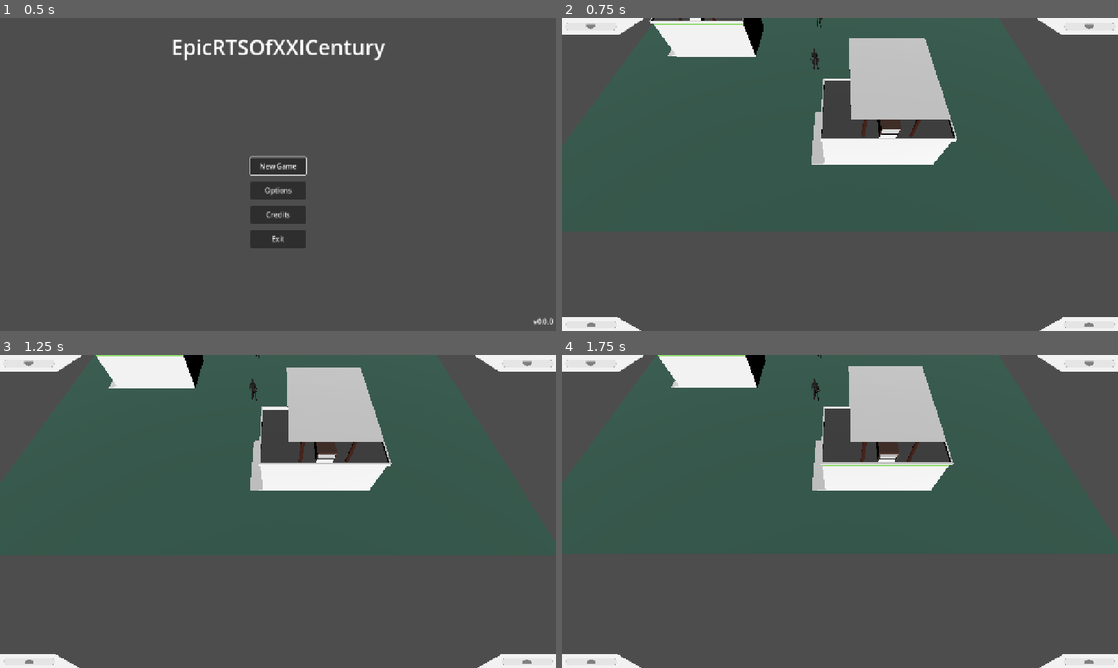
Above: before the commit, frames 1-4 (two rows, left to right).
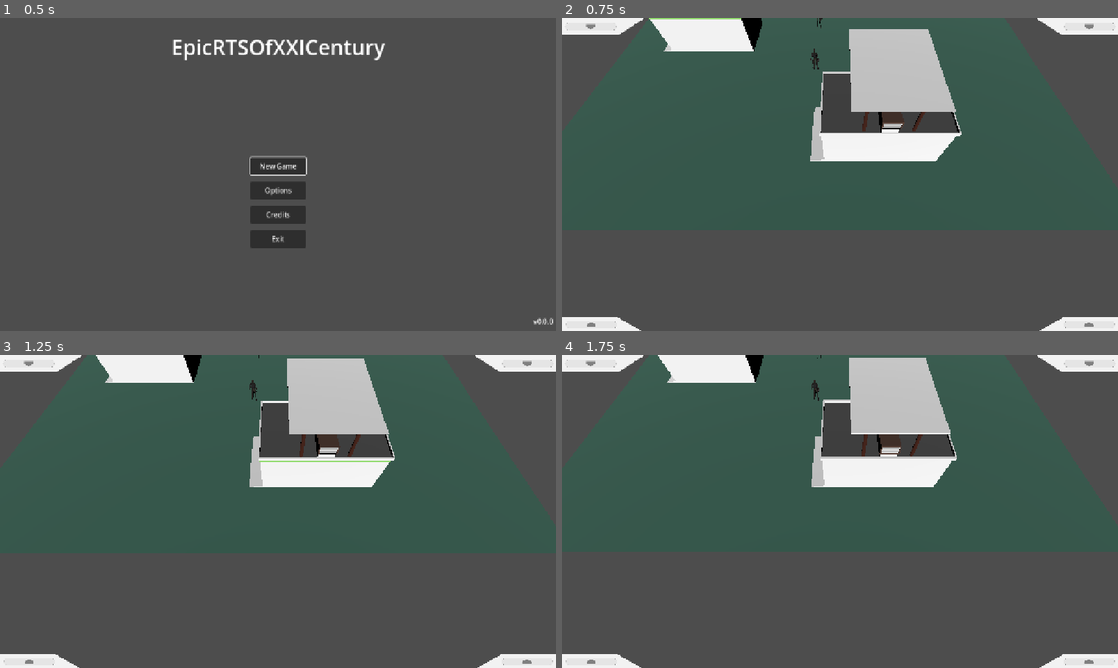
Above: after the commit, the same moments.

Repository: andrijzyn/The-Undefinders
Game: Godot game, scene res://addons/maaacks_game_template/base/scenes/menus/main_menu/main_menu.tscn
Same seed, same stepped clock (60 frames per second), same inputs: the game is played once before the commit and once after it.
Inputs (mouse positions are in pixels of both pictures, inside the frame that each line leads up to):
- Up to frame 1 (0.5 s): no input
- Up to frame 2 (0.75 s): click "New Game" at 0.5 s
- Up to frame 3 (1.25 s): no input
- Up to frame 4 (1.75 s): tap Enter (ui_accept) at 1.25, 1.52 s; move the mouse to (962, 495) at 1.27 s; hold Right (ui_right) from 1.28 s (still down); tap S (ABORT) at 1.35 s; click (962, 495) at 1.42 s; right-click (962, 495) at 1.55 s

Frame 1 is identical in both runs. In frame 2, 3.0% of the frame differs, in the area x 15-72%, y 0-47%; in frame 3, 2.7%; in frame 4, 2.9%.
Error before the commit: Parse Error: Could not resolve super class inheritance from "AttackUnit". (res://entities/Units/USA/Infantry/Soldier/soldier.gd:1)

Commit message:
Revert "Merge branch 'SimpleAttack+OrdersStandBy+Formations' of https://github.com/andrijzyn/The-Undefinders into SimpleAttack+OrdersStandBy+Formations"
This reverts commit 16fdf329592b64054c40c7c204df96d5b6d8c224, reversing
changes made to a6467563b7a8e94020773d09cca82e574ba23d1e.

Diff:
--- a/app/main_scene.tscn
+++ b/app/main_scene.tscn
@@ -22,7 +22,6 @@
 transform = Transform3D(1, 0, 0, 0, -0.873772, 0.486335, 0, -0.486335, -0.873772, 0, 9.89356, -15.9748)
 
 [node name="NavigationRegion3D" type="NavigationRegion3D" parent="."]
-transform = Transform3D(1, 0, 0, 0, 1, 0, 0, 0, 1, 0, -0.5, 0)
 navigation_mesh = SubResource("NavigationMesh_beipy")
 
 [node name="Ground" parent="NavigationRegion3D" instance=ExtResource("2_hvjiq")]
@@ -39,7 +38,6 @@
 [node name="RTS_UI" parent="." instance=ExtResource("5_pqs64")]
 
 [node name="Soldier2" parent="." instance=ExtResource("5_tnkp6")]
-transform = Transform3D(1, 0, 0, 0, 1, 0, 0, 0, 1, 0.772, 0, -5.09)
+transform = Transform3D(1, 0, 0, 0, 1, 0, 0, 0, 1, 0.771701, 0, -5.08992)
 
 [node name="Soldier" parent="." instance=ExtResource("5_tnkp6")]
-transform = Transform3D(1, 0, 0, 0, 1, 0, 0, 0, 1, 0.772, 0, 1.652)
--- a/shared/AbstractClasses/AttackUnit.gd
+++ b/shared/AbstractClasses/AttackUnit.gd
@@ -50,16 +50,6 @@
 var bullet: PackedScene = preload("res://features/Shells/Bullet/bullet.tscn")
 #var explosion: PackedScene = preload("")
 
-# ----------- Helper Functions ----------
-# Create bullets
-func create_bullets() -> void:
-	var shoot_count = 1 if isSingleShooting else shootsAmount  # Corrected logic with if-else
-	for i in range(shoot_count):
-		var bulletInstance = bullet.instantiate() as Bullet
-		add_child(bulletInstance)
-		bulletInstance.initialize(damage, penetrationRate, splashRadius, accuracy, ignoreCover)
-		bulletInstance.sender = self
-		bulletInstance.global_transform = firePoint.global_transform
 
 func _ready():
 	super._ready()
@@ -97,56 +87,8 @@
 		# Если атака активна и поворот завершён — стреляем
 		if isAttacking and not isRotating:
 			shoot()
-# Rotate towards the target
-func rotate_towards_target(targetLocation: Vector3) -> void:
-	if not is_facing_target(targetLocation):
-		MovementOrderHandler.handleRotateOrder(self, targetLocation)
 
-# ----------- Main Process ----------
-func _process(delta: float) -> void:
-	super._process(delta)
-
-	if Input.is_action_just_pressed("ABORT"):
-		stop_attack()
-
-	if Input.is_action_just_pressed("CONTEXT") and mainCamera.isReadytoAttack and isSelected:
-		start_attack()
-
-	if isAttacking and not isRotating:
-		if currentAttackGoal and is_instance_valid(currentAttackGoal):
-			var targetLocation = currentAttackGoal.global_position
-			rotate_towards_target(targetLocation)
-			shoot()
-
-# ----------- Attack Handling ----------
-func start_attack() -> void:
-	var targetLocation = RaycastHandler.getRaycastResultPosition(mainCamera)
-	MovementOrderHandler.handleRotateOrder(self, targetLocation)
-	currentAttackGoal = RaycastHandler.getRaycastResult(mainCamera)
-	isAttacking = true
-	mainCamera.toggleReadyAttack()
-
-func stop_attack() -> void:
-	currentAttackGoal = null
-	mainCamera.isReadytoAttack = false
-	isAttacking = false
-
-# ----------- Shooting ----------
-func shoot() -> void:
-	if currentAttackGoal and is_instance_valid(currentAttackGoal):
-		if canShoot:
-			canShoot = false
-			create_bullets()
-
-			if not isSingleShooting:
-				await get_tree().create_timer(fireRate).timeout
-
-			await get_tree().create_timer(reloadTime).timeout
-			canShoot = true
-		else:
-			isAttacking = false
-
-# ----------- Helper for facing target ----------
+# Функция проверки, смотрит ли юнит на цель
 func is_facing_target(targetLocation: Vector3) -> bool:
 	var direction_to_target = (targetLocation - global_position).normalized()
 	direction_to_target.y = 0
--- a/shared/AbstractClasses/MovableUnit.gd
+++ b/shared/AbstractClasses/MovableUnit.gd
@@ -94,23 +94,13 @@
 		elif node.isRotating:
 			keep_rotating(node, delta)
 
-	## Вычисляет минимальную разницу между двумя углами в радианах.[br]
-	## Гарантирует, что разница всегда находится в диапазоне [0, 2π].[br]
-	## [param a: float] - первый угол в радианах[br]
-	## [param b: float] - второй угол в радианах[br]
-	## [return float] - минимальная разница между углами в радианах[br]
-	## [method angle_diff]
-
-	static func angle_diff(a: float, b: float) -> float:
-		return fmod(abs(fmod(a - b + PI, 2 * PI) - PI), 2 * PI)
-
-
 	## Плавно поворачивает юнит в направлении целевого угла[br]
 	## [param node: MovableUnit] - юнит, который должен продолжить поворот[br]
 	## [method MovementContinuator.keep_rotating]
 	static func keep_rotating(node: MovableUnit, delta: float):
-		node.rotation.y = lerp_angle(node.rotation.y, node.target_angle, node.rotation_speed * delta)
-		if angle_diff(node.rotation.y, node.target_angle) < 0.05:
+		if Utils.angle_diff(node.rotation.y, node.target_angle) > node.threshold:
+			node.rotation.y = lerp_angle(node.rotation.y, node.target_angle, node.rotation_speed * delta)
+		else:
 			node.isRotating = false
 
 	## Обрабатывает движение юнита к следующей точке маршрута[br]
@@ -126,7 +116,8 @@
 			if node.currentPath < node.currentPaths.size() - 1:
 				node.currentPath += 1
 			elif node.waypointQueue.size() > 1:
-				node.waypointQueue.remove_at(0)
+				if node.waypointQueue.size() > 0:
+					node.waypointQueue.remove_at(0)
 				node.velocity = Vector3.ZERO
 				PathHandler.newPath(node)
 			else:
@@ -137,14 +128,12 @@
 					node.collider.disabled = false
 					node.reached_exit.emit()
 
-
 	## Обрабатывает движение юнита по маршруту патрулирования[br]
 	## [param node: MovableUnit] - юнит, который должен продолжить патрулирование[br]
 	## [method MovementContinuator.keep_patrolling]
 	static func keep_patrolling(node: MovableUnit, delta: float):
 		var next_position = node.currentPaths[node.currentPath] - node.global_position
-		if not node.isRotating:
-			node.rotate_by_position(delta, next_position)
+		node.rotate_by_position(delta, next_position)
 		node.velocity = node.velocity.lerp(next_position.normalized() * node.speed, delta)
 
 		if next_position.length_squared() < 1.0:
@@ -179,13 +168,12 @@
 	## [param node: MovableUnit] - юнит, который должен начать поворот[br]
 	## [method OrderHandler.handleRotateOrder]
 	static func handleRotateOrder(node: MovableUnit, targetLocation: Vector3) -> void:
-		var direction = Vector3(targetLocation.x - node.global_position.x, 0, targetLocation.z - node.global_position.z).normalized()
+		var direction = (targetLocation - node.global_position).normalized()
+		handleAbortOrder(node)
+		direction.y = 0
 		if direction.length() > 0:
 			node.target_angle = atan2(direction.x, direction.z)
-			if not node.isRotating:
-				handleAbortOrder(node)
 			node.isRotating = true
-
 
 	## Обрабатывает команду перемещения юнита в указанную точку или массив точек(через shift)[br]
 	## [param node: MovableUnit] - юнит, который должен начать двигаться[br]
--- a/shared/UtilityClasses/Utils.gd
+++ b/shared/UtilityClasses/Utils.gd
@@ -1 +1,3 @@
 class_name Utils
+static func angle_diff(a: float, b: float) -> float:
+	return abs(fposmod(a - b + PI, 2 * PI) - PI)
